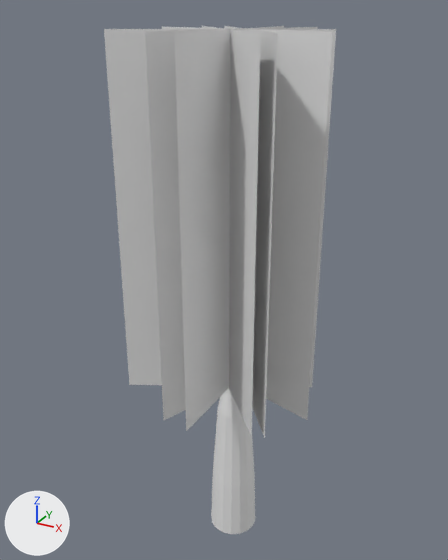
A saved change to the FBX model Assets/Models/PineTree/PineTree.fbx.
Before and after are seen from a camera (50 mm lens) standing at (20.6, -39.3, 30.4) and looking at (-1.3, 0.6, 10.4). Every picture has the same lights, and +X, +Y and +Z are marked at lower left. Where no turn or scale is listed for an object, it has been applied to the vertices. Vertices at the same position are counted once.
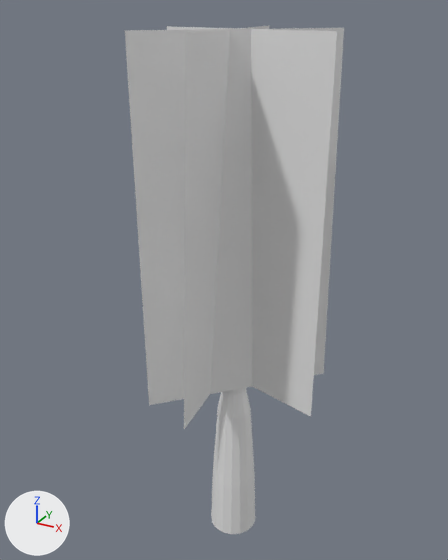
What differs and where, as boxes (x1, y1, x2, y2) in the pictures (448 x 560 px):
'Plane.003', reshaped (28% wider): before (162, 27, 333, 420); after (125, 25, 344, 429)
'Plane', deleted: before (175, 26, 284, 431)
'Plane.004', deleted: before (104, 29, 336, 387)
'Plane.002', deleted: before (145, 27, 317, 420)
'Plane.005', deleted: before (202, 26, 261, 437)
'Plane.001', deleted: before (224, 26, 278, 438)

What changed in the scene script:
```text
Change me_plane_003:
    where me_plane_003.from_pydata(...)  # 4 vertices, 1 face; spans x -7.3..7.3, y -2.0..2.0, z 1.6..29.1
    used by ob_plane_003; location = (0.0, 0.0, 0.0)
    verts and faces of me_plane_003; kept vertices keep their numbers, new ones are numbered from 4
    before: 0 (7.3, -2.0, 29.1) at pixel (332, 31), 1 (7.3, -2.0, 1.6) at pixel (307, 420), 2 (-7.3, 2.0, 29.1) at pixel (161, 26), 3 (-7.3, 2.0, 1.6)
    me_plane_003 part 1
    add delete_vertices([*range(0, 4)])  # with the faces that use them
    add verts[4] = (7.4, -1.4, 29.1)  # pixel (337, 31)
    add verts[5] = (7.4, -1.4, 1.6)  # pixel (310, 416)
    add verts[6] = (-7.2, 2.5, 29.1)  # pixel (166, 26)
    add verts[7] = (-7.2, 2.5, 1.6)
    add verts[8] = (0.7, -7.5, 29.0)  # pixel (186, 33)
    add verts[9] = (-0.3, -7.5, 1.6)  # pixel (183, 430)
    add verts[10] = (-1.2, 7.6, 29.1)  # pixel (269, 25)
    add verts[11] = (-2.1, 7.6, 1.6)
    add verts[12] = (5.6, 5.3, 29.1)  # pixel (344, 27)
    add verts[13] = (6.1, 4.8, 1.6)  # pixel (323, 373)
    add verts[14] = (-4.9, -5.7, 29.0)  # pixel (124, 30)
    add verts[15] = (-4.4, -6.2, 1.6)  # pixel (149, 405)
    add faces += [(4, 6, 7, 5), (8, 10, 11, 9), (12, 14, 15, 13)]
Remove ob_plane:
    ob_plane = bpy.data.objects.new('Plane', me_plane)
    ob_plane.location = (0.0, 0.0, 0.0)
Remove ob_plane_002:
    ob_plane_002 = bpy.data.objects.new('Plane.002', me_plane_002)
    ob_plane_002.location = (0.37, -0.17, 0.0)
Remove ob_plane_004:
    ob_plane_004 = bpy.data.objects.new('Plane.004', me_plane_004)
    ob_plane_004.location = (-0.73, -1.08, 0.0)
Remove ob_plane_005:
    ob_plane_005 = bpy.data.objects.new('Plane.005', me_plane_005)
    ob_plane_005.location = (-0.64, -0.3, 0.0)
Remove ob_plane_001:
    ob_plane_001 = bpy.data.objects.new('Plane.001', me_plane_001)
    ob_plane_001.location = (0.57, 0.29, 0.0)
```
